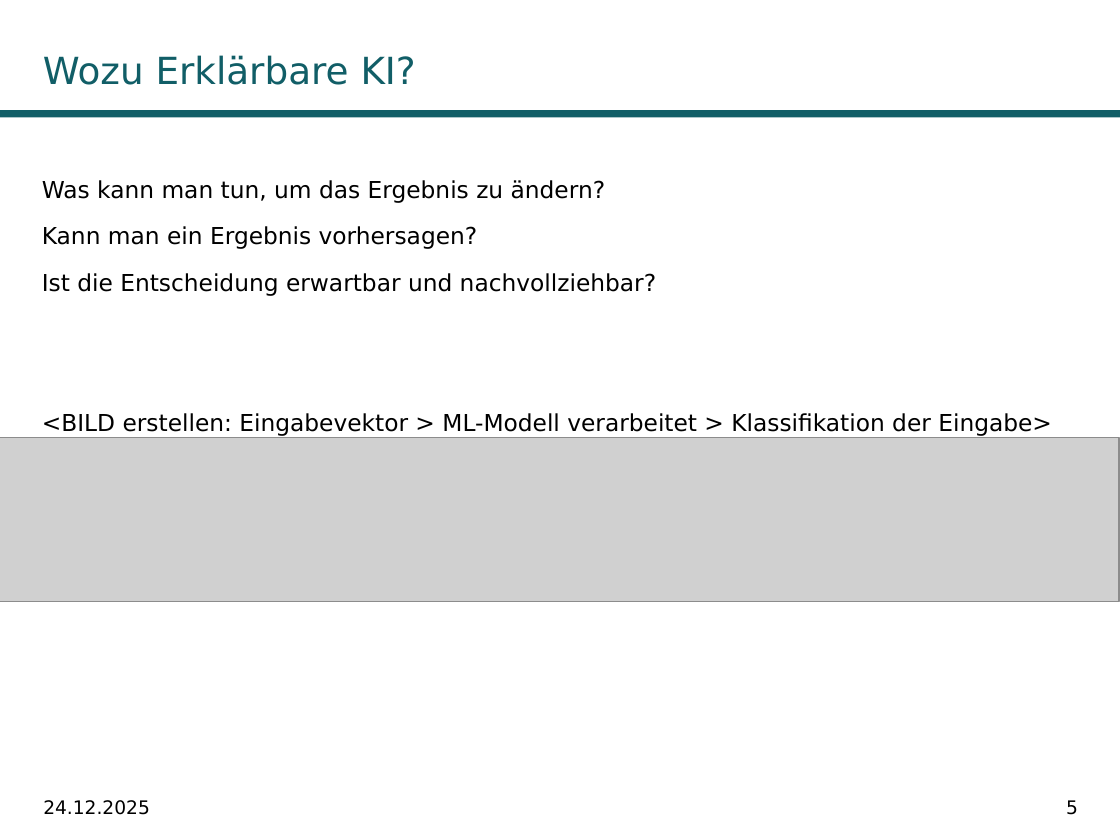
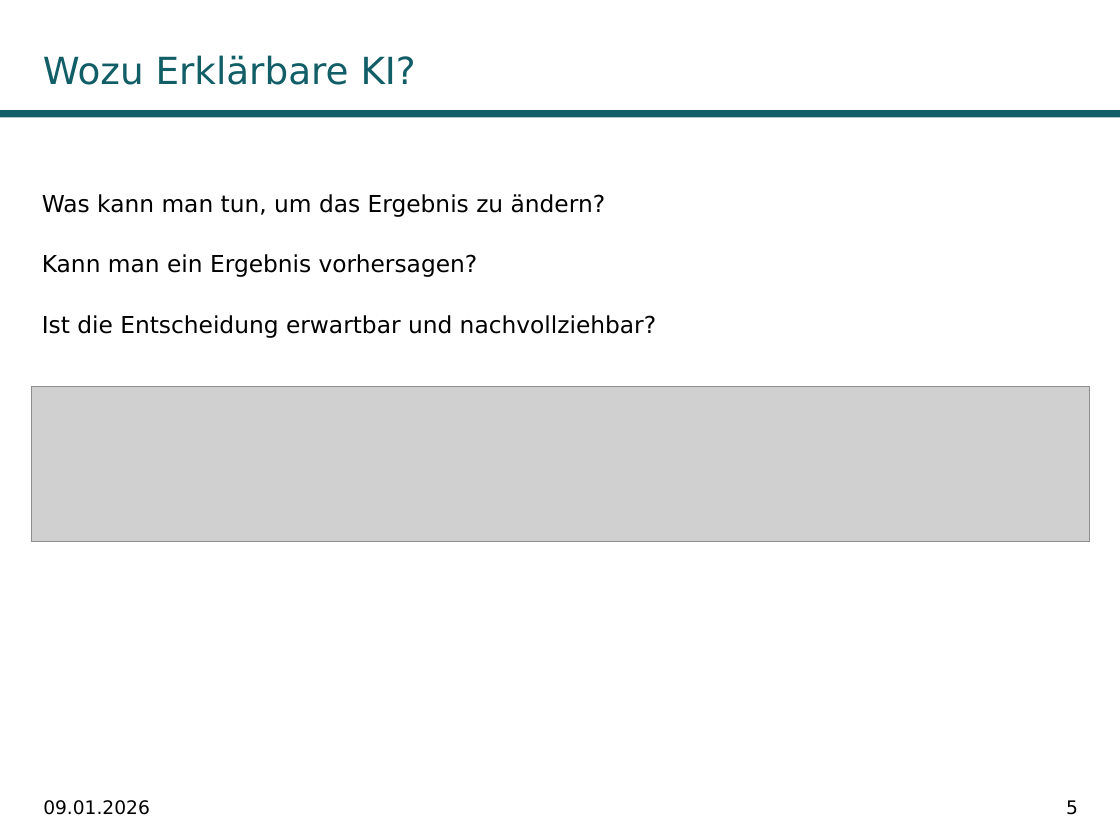
Before and after one commit to fabiw98/Seminar_DICE, a slide deck: slide 5 of Präsentation/DiCE_PowerPoint.potx. Drawn at 1120x840 pixels with LibreOffice and Linux fonts; fonts in the diff are those of the drawing; grey boxes stand for pictures; background and template pictures are left out. Boxes give left, top, right and bottom in pixels: in the first picture for what was removed or moved away, otherwise in the second. Text is boxed around its words. In the diff, an @@ line names an element or a change of style, - is before the commit and + after.

```diff
--- a/Präsentation/DiCE_PowerPoint.potx
+++ b/Präsentation/DiCE_PowerPoint.potx
@@ text "Was kann man tun, um ..." at (x1=42, y1=194, x2=656, y2=338): line spacing 1.5 to 2 @@
@@ picture resized from (x1=0, y1=438, x2=1119, y2=603) to (x1=31, y1=386, x2=1090, y2=541) @@
@@ text at (x1=42, y1=413, x2=1052, y2=436): paragraph removed @@
-<BILD erstellen: Eingabevektor > ML-Modell verarbeitet > Klassifikation der Eingabe>
@@ text at (x1=43, y1=800, x2=150, y2=815): text changed @@
-24.12.2025
+09.01.2026
```
Also in this commit, not shown: 30 other slides changed, 5 other files.
